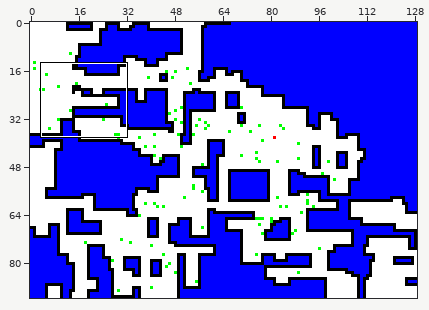
Two states of a sprite sheet, Alton/topdown_demo/assets/level.png. The first picture is a wide view before the edit; the outline marks the close-up.
Close-up. As it was:
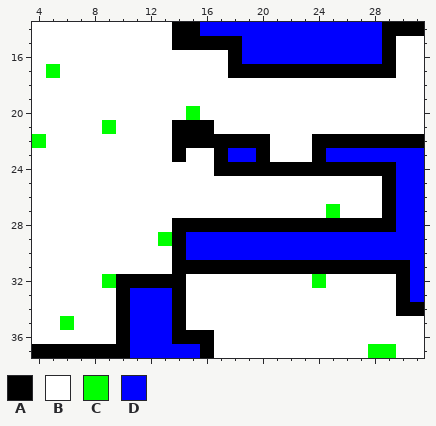
The file is 129x92 pixels. Shown: x 4..31, y 14..37.
Palette (. is transparent): A #000000  B #ffffff  C #00ff00  D #0000ff
Pixels before, first column x 4:
14 BBBBBBBBBBAADDDDDDDDDDDDDAAA
15 BBBBBBBBBBAAAAADDDDDDDDDDABB
16 BBBBBBBBBBBBBBADDDDDDDDDDABB
17 BCBBBBBBBBBBBBAAAAAAAAAAAABB
18 BBBBBBBBBBBBBBBBBBBBBBBBBBBB
19 BBBBBBBBBBBBBBBBBBBBBBBBBBBB
20 BBBBBBBBBBBCBBBBBBBBBBBBBBBB
21 BBBBBCBBBBAAABBBBBBBBBBBBBBB
22 CBBBBBBBBBAAAAAAABBBAAAAAAAA
23 BBBBBBBBBBABBADDABBBADDDDDDD
24 BBBBBBBBBBBBBAAAAAAAAAAAAADD
25 BBBBBBBBBBBBBBBBBBBBBBBBBADD
26 BBBBBBBBBBBBBBBBBBBBBBBBBADD
27 BBBBBBBBBBBBBBBBBBBBBCBBBADD
28 BBBBBBBBBBAAAAAAAAAAAAAAAADD
29 BBBBBBBBBCADDDDDDDDDDDDDDDDD
30 BBBBBBBBBBADDDDDDDDDDDDDDDDD
31 BBBBBBBBBBAAAAAAAAAAAAAAAAAD
32 BBBBBCAAAAABBBBBBBBBCBBBBBAD
33 BBBBBBADDDABBBBBBBBBBBBBBBAD
34 BBBBBBADDDABBBBBBBBBBBBBBBAA
35 BBCBBBADDDABBBBBBBBBBBBBBBBB
36 BBBBBBADDDAAABBBBBBBBBBBBBBB
37 AAAAAAADDDDDABBBBBBBBBBBCCBB
New version:
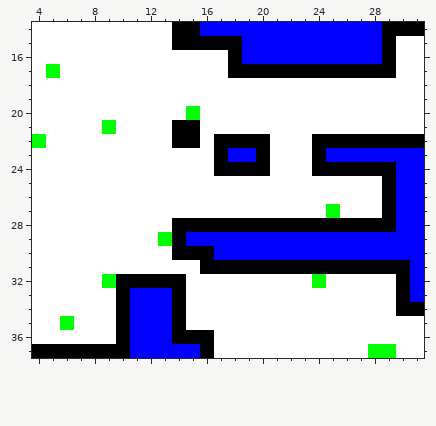
Change:
y 21..22: x 16 A -> B
y 23: x 14 A -> B
y 24: x 21..23 AAA -> BBB
y 30: x 15..16 DD -> AA
y 31: x 14..15 AA -> BB
Changed places in both close-ups, as pixel boxes (x1, y1, x2, y2):
changed: (172, 120, 312, 176)
changed: (172, 246, 214, 274)
